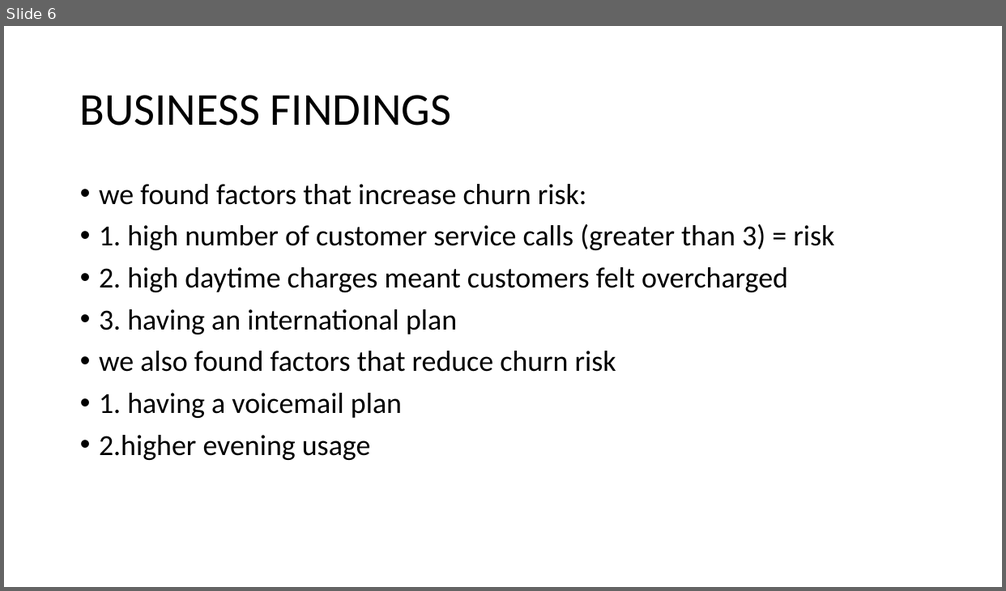
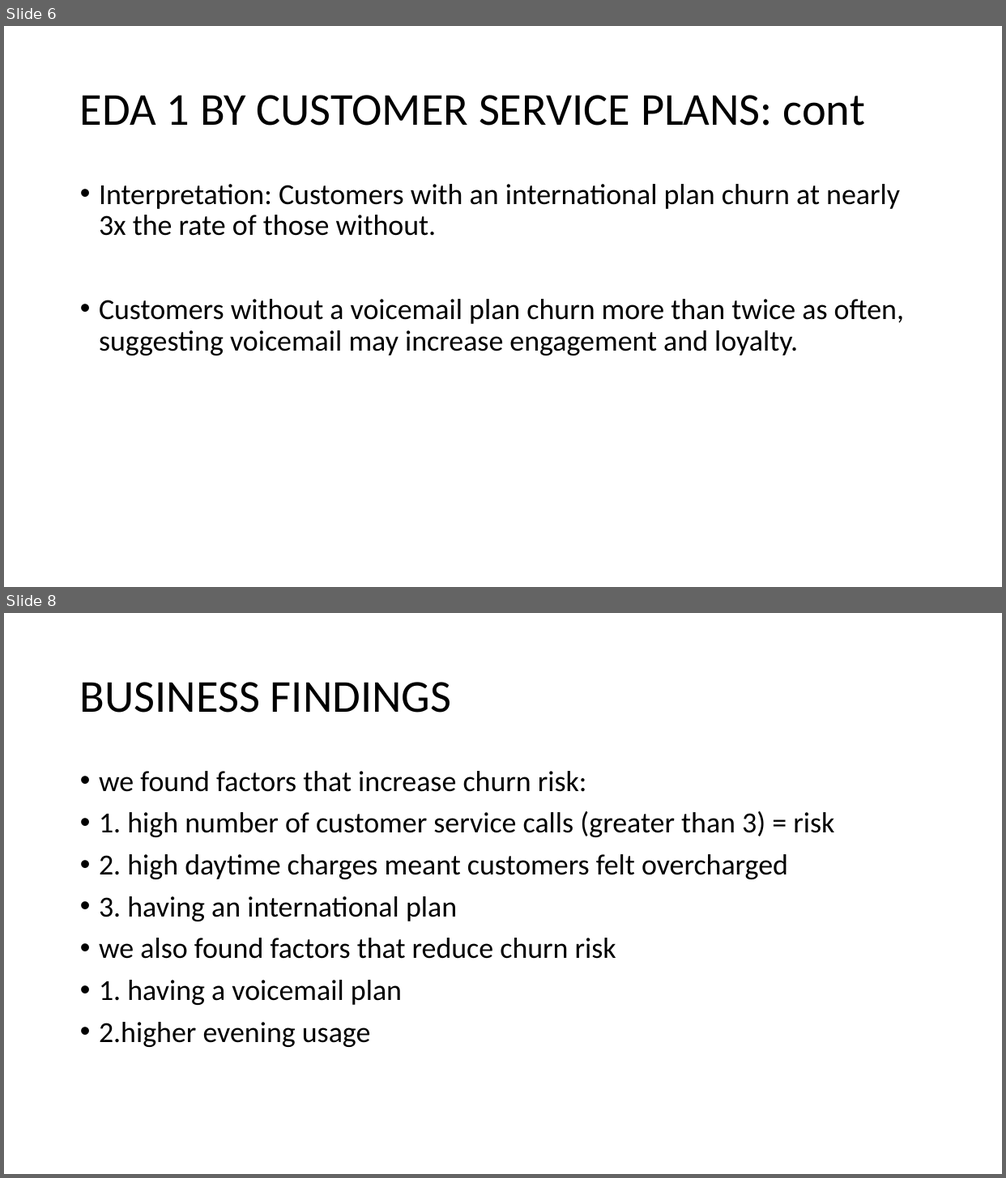
Before and after one commit to K-OK27/phase_3-project, a slide deck: churn PPTX Presentation.pptx. Shown one above the other, each under a label of ours: slide 6 before the commit, slides 6 and 8 after it; the slides between them are not shown. The pictures are 1006x591 and 1006x1178 pixels, drawn with LibreOffice and Linux fonts; fonts in the diff are those of the drawing. Boxes give left, top, right and bottom in pixels: in the first picture for what was removed or moved away, otherwise in the second. Text is boxed around its words. In the diff, an @@ line names an element or a change of style, - is before the commit and + after.

```diff
--- a/churn PPTX Presentation.pptx
+++ b/churn PPTX Presentation.pptx
@@ slide 6 added at (x1=4, y1=26, x2=1002, y2=587), background #FFFFFF @@
@@ title added at (x1=80, y1=95, x2=865, y2=126), 44 pt, text #000000 @@
+EDA 1 BY CUSTOMER SERVICE PLANS: cont
@@ text added at (x1=99, y1=184, x2=904, y2=356), 28 pt, text #000000 @@
+• Interpretation: Customers with an international plan churn at nearly 3x the rate of those without.
+• Customers without a voicemail plan churn more than twice as often, suggesting voicemail may increase engagement and loyalty.
@@ what was slide 6 is now slide 8 @@
```
Also in this commit, not shown: 3 slides changed, 3 other slides added, 2 slides removed.
